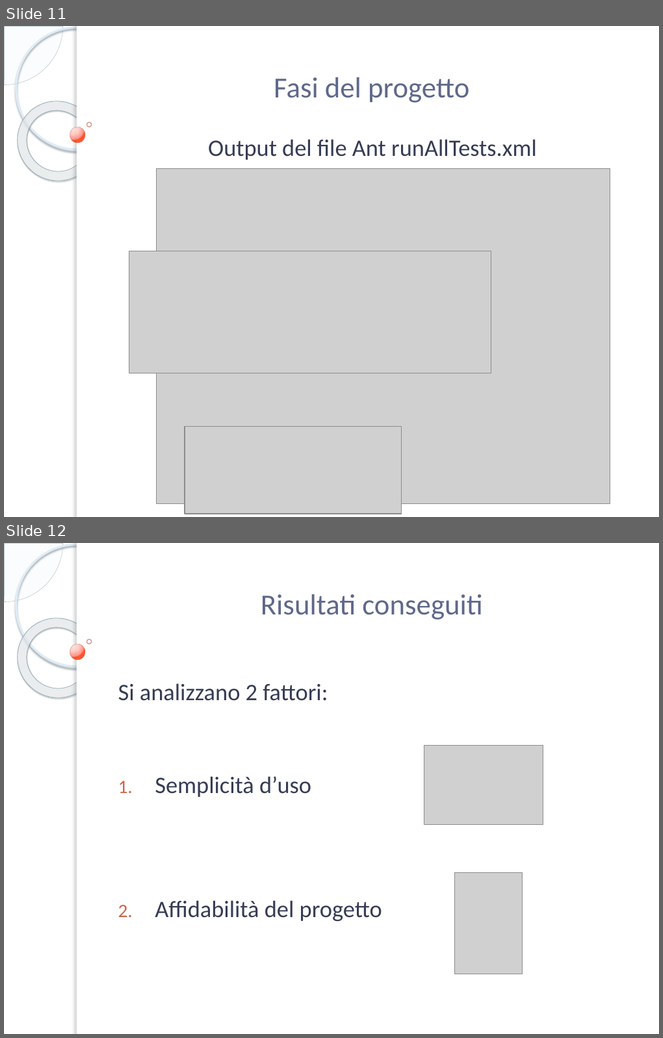
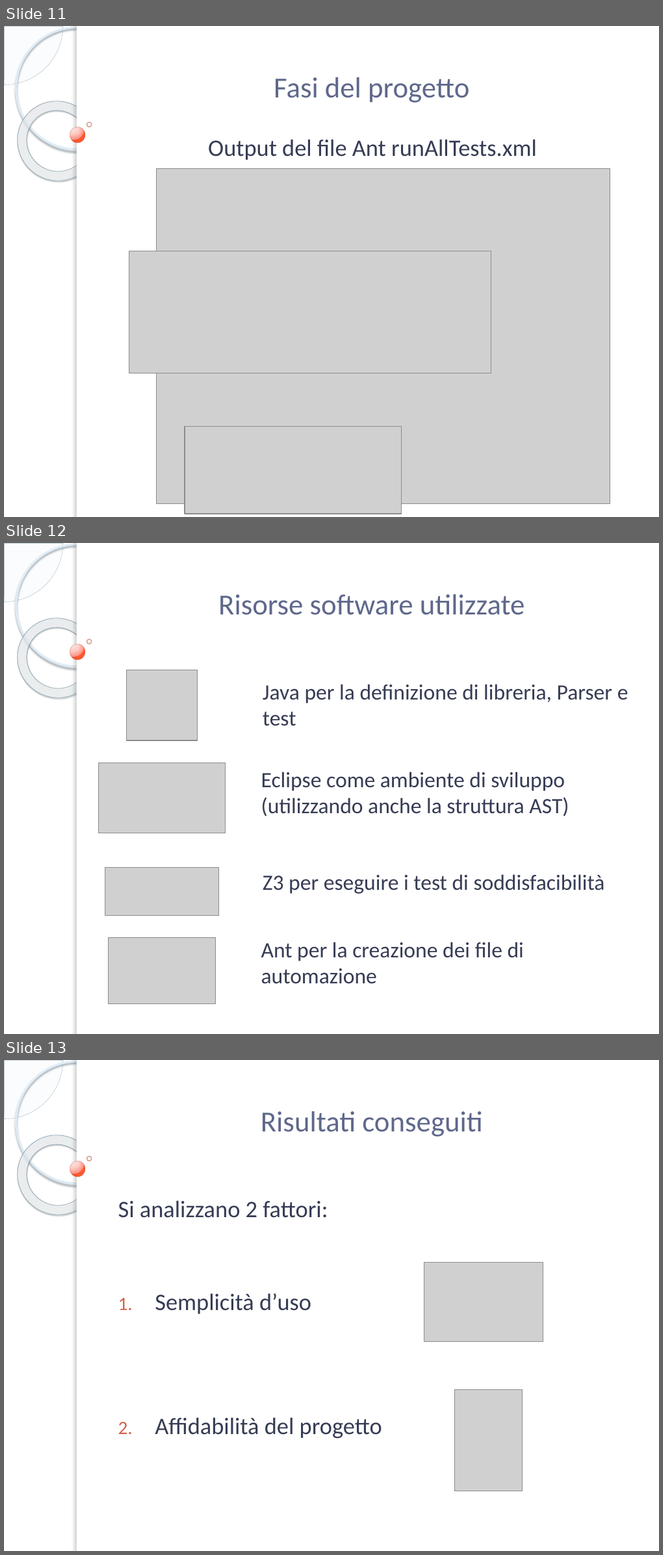
Before and after one commit to netgroup-polito/vnf-modeling, a slide deck: Marchetti/Tesi/Presentazione tesi.pptx. Shown one above the other, each under a label of ours: slides 11 and 12 before the commit, slides 11, 12 and 13 after it. The pictures are 663x1038 and 663x1555 pixels, drawn with LibreOffice and Linux fonts; fonts in the diff are those of the drawing; grey boxes stand for pictures; background and template pictures are left out. Boxes give left, top, right and bottom in pixels: in the first picture for what was removed or moved away, otherwise in the second. Text is boxed around its words. In the diff, an @@ line names an element or a change of style, - is before the commit and + after.

```diff
--- a/Marchetti/Tesi/Presentazione tesi.pptx
+++ b/Marchetti/Tesi/Presentazione tesi.pptx
@@ slide 12 added at [4,543,659,1034], background picture (left out); not listed: 7 template elements that a slide beside it also shows @@
@@ title added at [218,594,525,615], 32 pt, text #5F688B @@
+Risorse software utilizzate
@@ picture added at [126,670,197,741] @@
@@ subtitle added at [263,684,629,726], 24 pt, text #363C54 @@
+Java per la definizione di libreria, Parser e test
@@ picture added at [98,763,226,834] @@
@@ text added at [261,772,569,817], 24 pt, text #363C54 @@
+Eclipse come ambiente di sviluppo (utilizzando anche la struttura AST)
@@ picture added at [105,868,218,917] @@
@@ text added at [263,875,605,894], 24 pt, text #363C54 @@
+Z3 per eseguire i test di soddisfacibilità
@@ picture added at [109,938,216,1005] @@
@@ text added at [261,942,524,984], 24 pt, text #363C54 @@
+Ant per la creazione dei file di automazione
@@ what was slide 12 is now slide 13 @@
```
Also in this commit, not shown: 1 slide changed, 1 other file.
